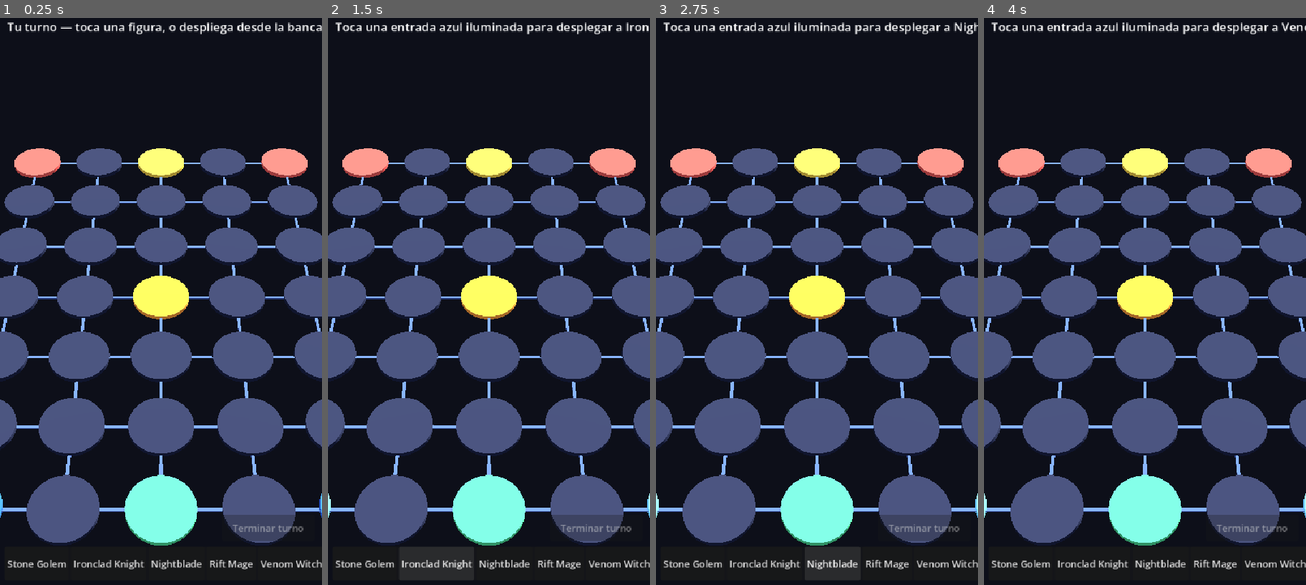
Above: before the commit, frames 1-4 (left to right).
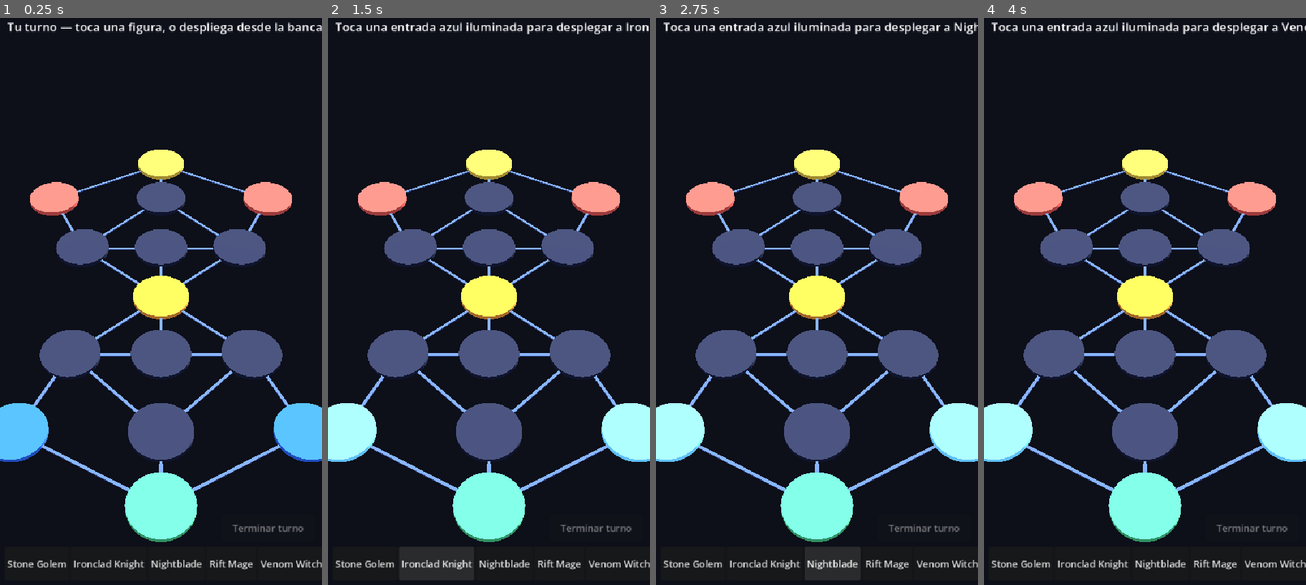
Above: after the commit, the same moments.

Repository: GStyleM562/NodeChess
Game: Godot game, scene res://scenes/board.tscn
The game is run twice, just before and just after one commit, with the same random seed, the same clock (stepped at 60 frames per second) and the same inputs.
Inputs (mouse positions are in pixels of both pictures, inside the frame that each line leads up to):
- Up to frame 1 (0.25 s): no input
- Up to frame 2 (1.5 s): click "Stone Golem" at 0.5 s; click "Ironclad Knight" at 1.25 s
- Up to frame 3 (2.75 s): click "Nightblade" at 2 s
- Up to frame 4 (4 s): click "Rift Mage" at 2.75 s; tap Enter at 3.5 s; move the mouse to (1215, 267) at 3.52 s; hold Right from 3.53 s (still down); click (1215, 267) at 3.67 s; tap Space at 3.77 s

The runs differ from the first frame. In frame 1, 27% of the frame differs, in the area x 0-100%, y 22-94%; in frame 2, 27%; in frame 3, 27%; in frame 4, 27%.

Commit message:
New Pokemon-Duel-style map (15 sparse nodes, diagonals -> easy to surround); graph-based push/pull displacement; dramatic effect popup on status apply

Diff:
--- a/game/scripts/Board3D.gd
+++ b/game/scripts/Board3D.gd
@@ -46,7 +46,7 @@
 func _ready() -> void:
 	randomize()
 	_build_environment()
-	_gs = GameState.new(MapData.new(5, 7, 1.35))
+	_gs = GameState.new(MapData.new())
 	# 5 figures per side (duplicates allowed) so surrounding is feasible.
 	for ri in [0, 1, 2, 3, 4]:
 		_gs.add_to_bench("player", ri)
@@ -445,6 +445,28 @@
 	for s in list:
 		parts.append(STATUS_ES.get(s, s))
 	return " · ".join(parts)
+
+## Big dramatic effect word that pops over the affected figure, then fades.
+func _dramatize_effect(uid: int, fx_text: String) -> void:
+	var f: Figure3D = _vis.get(uid)
+	if f == null:
+		return
+	var l := Label3D.new()
+	l.text = "¡" + fx_text + "!"
+	l.billboard = BaseMaterial3D.BILLBOARD_ENABLED
+	l.no_depth_test = true
+	l.pixel_size = 0.006
+	l.font_size = 110
+	l.outline_size = 22
+	l.modulate = Color(1.0, 0.45, 1.0)
+	l.position = Vector3(0, 2.6, 0)
+	l.scale = Vector3(0.3, 0.3, 0.3)
+	f.add_child(l)
+	var tw := create_tween()
+	tw.tween_property(l, "scale", Vector3(1.5, 1.5, 1.5), 0.25)
+	tw.tween_interval(0.7)
+	tw.tween_property(l, "modulate:a", 0.0, 0.4)
+	tw.tween_callback(l.queue_free)
 
 func _player_attack(foe_uid: int) -> void:
 	var att := _active_uid
@@ -635,7 +657,11 @@
 		# Survives: defender blocks (Blue) or flinches, then both return to idle.
 		if _vis.has(def_uid):
 			_vis[def_uid].play_clip("defend" if String(rec.get("win_col", "")) == "blue" else "hit")
-		await get_tree().create_timer(1.8).timeout
+		# Drama: pop the applied effect over the affected figure.
+		var st: Dictionary = rec.get("status", {})
+		if not st.is_empty():
+			_dramatize_effect(int(st["target"]), String(st.get("fx", "Estado")))
+		await get_tree().create_timer(1.9).timeout
 		if _vis.has(att_uid):
 			_vis[att_uid].play_clip("idle")
 		if _vis.has(def_uid):
--- a/game/scripts/GameState.gd
+++ b/game/scripts/GameState.gd
@@ -207,27 +207,27 @@
 		_check_goal(w)
 		_check_goal(l)
 		return {"type": "swap", "a": winner_uid, "a_to": ln, "b": loser_uid, "b_to": wn}
-	# push / pull
-	var wc: int = map.nodes[w["node"]]["col"]
-	var wr: int = map.nodes[w["node"]]["row"]
-	var lc: int = map.nodes[l["node"]]["col"]
-	var lr: int = map.nodes[l["node"]]["row"]
-	var dcol: int
-	var drow: int
-	if typ == "push":
-		dcol = signi(lc - wc)
-		drow = signi(lr - wr)
-	else:
-		dcol = signi(wc - lc)
-		drow = signi(wr - lr)
+	# push / pull along the graph, guided by node positions
+	var win_pos := map.pos_of(w["node"])
 	var steps := int(seg.get("n", 1))
 	var cur: int = l["node"]
 	for i in steps:
-		var nxt := map.dir_node(cur, dcol, drow)
-		if nxt == -1 or board.has(nxt):
+		var cur_pos := map.pos_of(cur)
+		var want := (cur_pos - win_pos) if typ == "push" else (win_pos - cur_pos)
+		want = want.normalized()
+		var best := -1
+		var best_score := 0.15   # require a clear directional match
+		for nb in map.adj[cur]:
+			if board.has(nb):
+				continue
+			var score := (map.pos_of(nb) - cur_pos).normalized().dot(want)
+			if score > best_score:
+				best_score = score
+				best = nb
+		if best == -1:
 			break
 		board.erase(cur)
-		cur = nxt
+		cur = best
 		board[cur] = loser_uid
 		l["node"] = cur
 	_check_goal(l)
--- a/game/scripts/MapData.gd
+++ b/game/scripts/MapData.gd
@@ -1,82 +1,80 @@
 extends RefCounted
 class_name MapData
-## A symmetric node-graph board (MVP). Procedural, data-driven — the rules
-## engine and the renderer both read from this. Visual terrain is a cosmetic
-## skin added later (GDD Part 2C §14).
+## Hand-authored, Pokémon-Duel-style node graph (sparse, with diagonals/crossings).
+## Fewer nodes than a grid + low node-degree => surrounding is easy and the board
+## reads cleanly. Symmetric top/bottom: player at the BOTTOM (-z), enemy at the TOP.
 
-var cols: int
-var rows: int
-var spacing: float
-var nodes: Array = []          # [{id, col, row, pos:Vector3, role:String}]
-var adj: Dictionary = {}       # id -> Array[int]
-var entrances_player: Array = []
-var entrances_enemy: Array = []
-var goal_player: int = -1
-var goal_enemy: int = -1
-var buffs: Array = []
+var nodes := []          # [{id, pos:Vector3, role:String}]
+var adj := {}            # id -> Array[int]
+var entrances_player := []
+var entrances_enemy := []
+var goal_player := -1
+var goal_enemy := -1
+var buffs := []
 
-func _init(_cols: int = 5, _rows: int = 7, _spacing: float = 1.35) -> void:
-	cols = _cols
-	rows = _rows
-	spacing = _spacing
-	_build()
-
-func id_at(c: int, r: int) -> int:
-	return r * cols + c
+func _init() -> void:
+	_build_duel()
 
 func pos_of(id: int) -> Vector3:
 	return nodes[id]["pos"]
 
-## Neighbour node id one step in grid direction (dcol, drow), or -1 if off-board.
-func dir_node(id: int, dcol: int, drow: int) -> int:
-	var n: Dictionary = nodes[id]
-	var nc: int = n["col"] + dcol
-	var nr: int = n["row"] + drow
-	if nc < 0 or nc >= cols or nr < 0 or nr >= rows:
-		return -1
-	return id_at(nc, nr)
-
 func role_of(id: int) -> String:
 	return nodes[id]["role"]
 
-func _build() -> void:
-	var cx := (cols - 1) * 0.5
-	var cz := (rows - 1) * 0.5
-	for r in rows:
-		for c in cols:
-			nodes.append({
-				"id": id_at(c, r), "col": c, "row": r,
-				"pos": Vector3((c - cx) * spacing, 0.0, (r - cz) * spacing),
-				"role": "normal",
-			})
-	# 4-neighbour adjacency (orthogonal) — clean & readable for the first map.
-	for r in rows:
-		for c in cols:
-			var a: Array = []
-			for d in [[1, 0], [-1, 0], [0, 1], [0, -1]]:
-				var nc: int = c + d[0]
-				var nr: int = r + d[1]
-				if nc >= 0 and nc < cols and nr >= 0 and nr < rows:
-					a.append(id_at(nc, nr))
-			adj[id_at(c, r)] = a
-	# Roles (vertically symmetric)
-	var mid := int(cols / 2)
-	goal_player = id_at(mid, 0)
-	goal_enemy = id_at(mid, rows - 1)
-	nodes[goal_player]["role"] = "goal_player"
-	nodes[goal_enemy]["role"] = "goal_enemy"
-	entrances_player = [id_at(0, 0), id_at(cols - 1, 0)]
-	entrances_enemy = [id_at(0, rows - 1), id_at(cols - 1, rows - 1)]
-	for e in entrances_player:
-		nodes[e]["role"] = "entrance_player"
-	for e in entrances_enemy:
-		nodes[e]["role"] = "entrance_enemy"
-	var b := id_at(mid, int(rows / 2))
-	nodes[b]["role"] = "buff"
-	buffs.append(b)
+func _add(pos: Vector3) -> int:
+	var id := nodes.size()
+	nodes.append({"id": id, "pos": pos, "role": "normal"})
+	adj[id] = []
+	return id
 
-## BFS reachable distances from `start` up to `steps`, treating `blocked`
-## node ids as impassable (cannot move through or onto them).
+func _edge(a: int, b: int) -> void:
+	if b not in adj[a]:
+		adj[a].append(b)
+	if a not in adj[b]:
+		adj[b].append(a)
+
+func _build_duel() -> void:
+	# Player half (bottom, -z) ... CENTER ... Enemy half (top, +z)
+	var n0 := _add(Vector3(0.0, 0, -4.0))     # player goal
+	var n1 := _add(Vector3(-2.2, 0, -2.8))    # player entrance L
+	var n2 := _add(Vector3(2.2, 0, -2.8))     # player entrance R
+	var n3 := _add(Vector3(0.0, 0, -2.8))     # player front
+	var n4 := _add(Vector3(-1.5, 0, -1.3))    # player mid L
+	var n5 := _add(Vector3(1.5, 0, -1.3))     # player mid R
+	var n6 := _add(Vector3(0.0, 0, -1.3))     # player center
+	var n7 := _add(Vector3(0.0, 0, 0.0))      # CENTER (buff)
+	var n8 := _add(Vector3(-1.5, 0, 1.3))     # enemy mid L
+	var n9 := _add(Vector3(1.5, 0, 1.3))      # enemy mid R
+	var n10 := _add(Vector3(0.0, 0, 1.3))     # enemy center
+	var n11 := _add(Vector3(-2.2, 0, 2.8))    # enemy entrance L
+	var n12 := _add(Vector3(2.2, 0, 2.8))     # enemy entrance R
+	var n13 := _add(Vector3(0.0, 0, 2.8))     # enemy front
+	var n14 := _add(Vector3(0.0, 0, 4.0))     # enemy goal
+
+	var edges := [
+		[n0, n1], [n0, n2], [n0, n3], [n1, n4], [n2, n5], [n3, n4], [n3, n5],
+		[n4, n6], [n5, n6], [n4, n7], [n5, n7], [n6, n7],
+		[n14, n11], [n14, n12], [n14, n13], [n11, n8], [n12, n9], [n13, n8], [n13, n9],
+		[n8, n10], [n9, n10], [n8, n7], [n9, n7], [n10, n7],
+	]
+	for e in edges:
+		_edge(e[0], e[1])
+
+	goal_player = n0
+	goal_enemy = n14
+	nodes[n0]["role"] = "goal_player"
+	nodes[n14]["role"] = "goal_enemy"
+	entrances_player = [n1, n2]
+	entrances_enemy = [n11, n12]
+	nodes[n1]["role"] = "entrance_player"
+	nodes[n2]["role"] = "entrance_player"
+	nodes[n11]["role"] = "entrance_enemy"
+	nodes[n12]["role"] = "entrance_enemy"
+	nodes[n7]["role"] = "buff"
+	buffs = [n7]
+
+## BFS reachable distances from `start` up to `steps`, treating `blocked` ids as
+## impassable (cannot move through or onto them).
 func reachable(start: int, steps: int, blocked: Dictionary = {}) -> Dictionary:
 	var dist := {start: 0}
 	var q := [start]
--- a/game/tools/test_engine.gd
+++ b/game/tools/test_engine.gd
@@ -12,13 +12,15 @@
 
 func _test_surround() -> void:
 	print("== surround KO + KO-bench return ==")
-	var gs := GameState.new(MapData.new(5, 7, 1.35))
-	var center := gs.map.id_at(2, 3)
+	var gs := GameState.new(MapData.new())
+	# Pick a node and fill ALL its neighbours with enemies of the occupant.
+	var center := 6   # player-center node in the duel map
+	var nbs: Array = gs.map.adj[center]
 	var e := gs.add_to_bench("enemy", 0)
 	gs.deploy(e, center)
-	for d in [[1, 0], [-1, 0], [0, 1], [0, -1]]:
+	for nb in nbs:
 		var pu := gs.add_to_bench("player", 0)
-		gs.deploy(pu, gs.map.id_at(2 + d[0], 3 + d[1]))
+		gs.deploy(pu, nb)
 	_expect_b("center is surrounded", gs.is_surrounded(e), true)
 	var koed := gs.check_surround()
 	_expect("surround KO'd exactly 1", koed.size(), 1)
@@ -29,7 +31,7 @@
 
 func _test_effects() -> void:
 	print("== status effects ==")
-	var gs := GameState.new(MapData.new(5, 7, 1.35))
+	var gs := GameState.new(MapData.new())
 	var u := gs.add_to_bench("player", 4)  # venom witch
 	gs.apply_status(u, "fear")
 	_expect_b("fear blocks attack", gs.can_attack(u), false)
@@ -80,7 +82,7 @@
 
 func _test_game() -> void:
 	print("== bot vs bot game ==")
-	var gs := GameState.new(MapData.new(5, 7, 1.35))
+	var gs := GameState.new(MapData.new())
 	for ri in [0, 1, 2]:
 		gs.add_to_bench("player", ri)
 	for ri in [3, 4, 1]:
Not shown, changed: game/README.md
